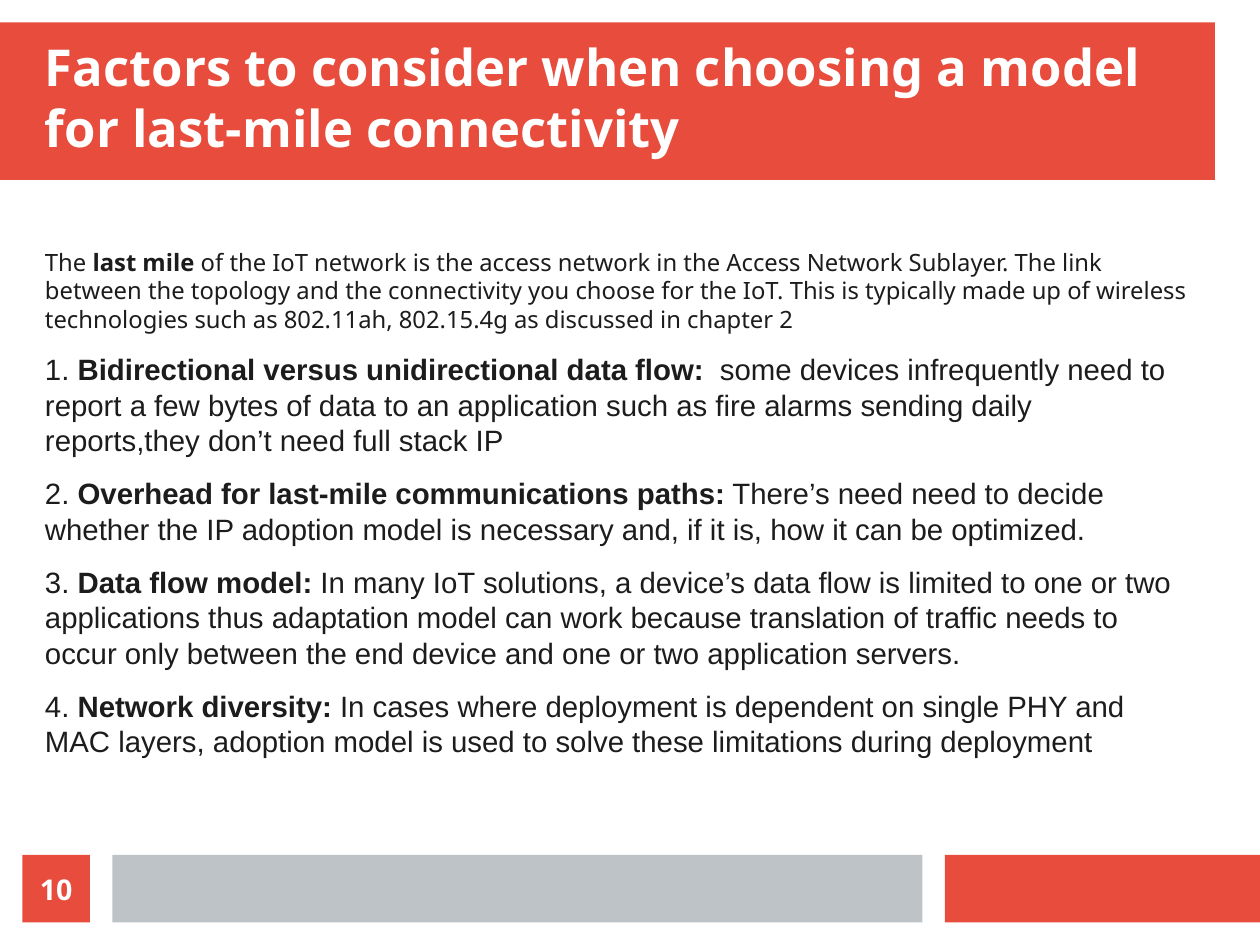
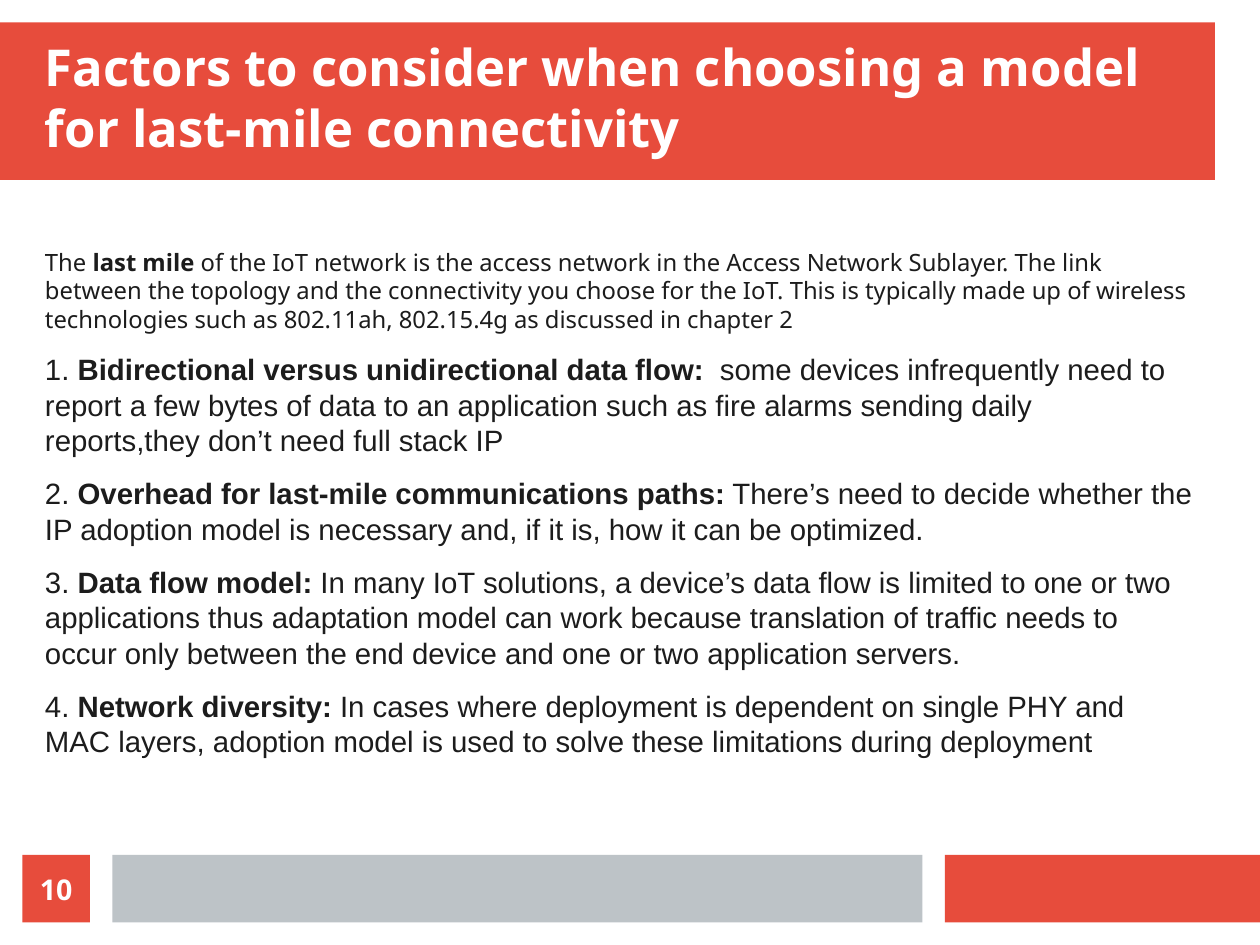
Before and after one commit to Dihfahsih1/Masters-Software-Engineering, a slide deck: slide 10 of yr-sem1/IoT/Chapter-5-slides.odp. Drawn at 1260x945 pixels with LibreOffice and Linux fonts; fonts in the diff are those of the drawing. Boxes give left, top, right and bottom in pixels: in the first picture for what was removed or moved away, otherwise in the second. Text is boxed around its words. In the diff, an @@ line names an element or a change of style, - is before the commit and + after.

```diff
--- a/yr-sem1/IoT/Chapter-5-slides.odp
+++ b/yr-sem1/IoT/Chapter-5-slides.odp
@@ text at box(45, 482, 1192, 545): text changed @@
-2. Overhead for last-mile communications paths: There’s need need to decide whether the IP adoption model is necessary and, if it is, how it can be optimized.
+2. Overhead for last-mile communications paths: There’s need to decide whether the IP adoption model is necessary and, if it is, how it can be optimized.
```
Also in this commit, not shown: 2 other slides changed, 4 other files.
